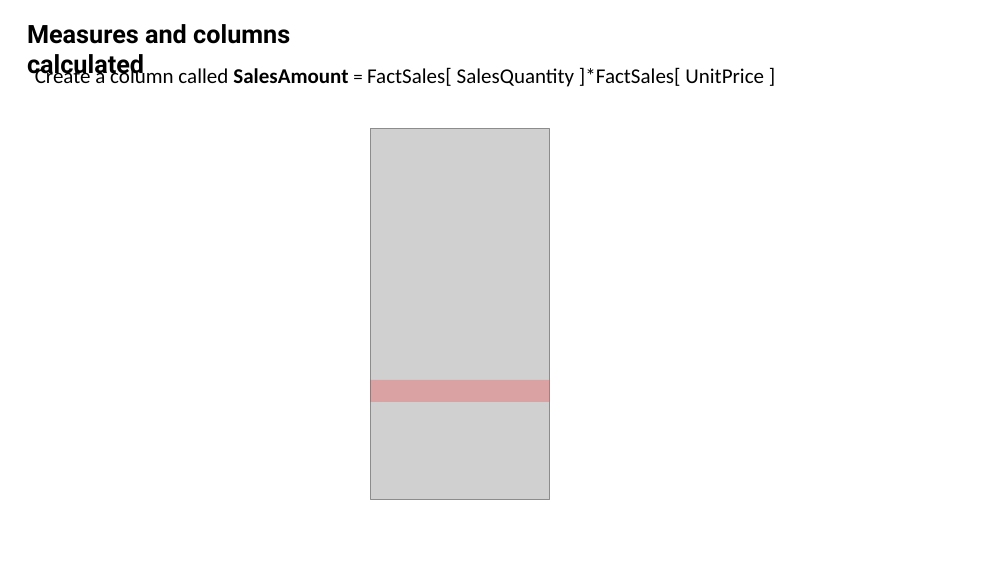
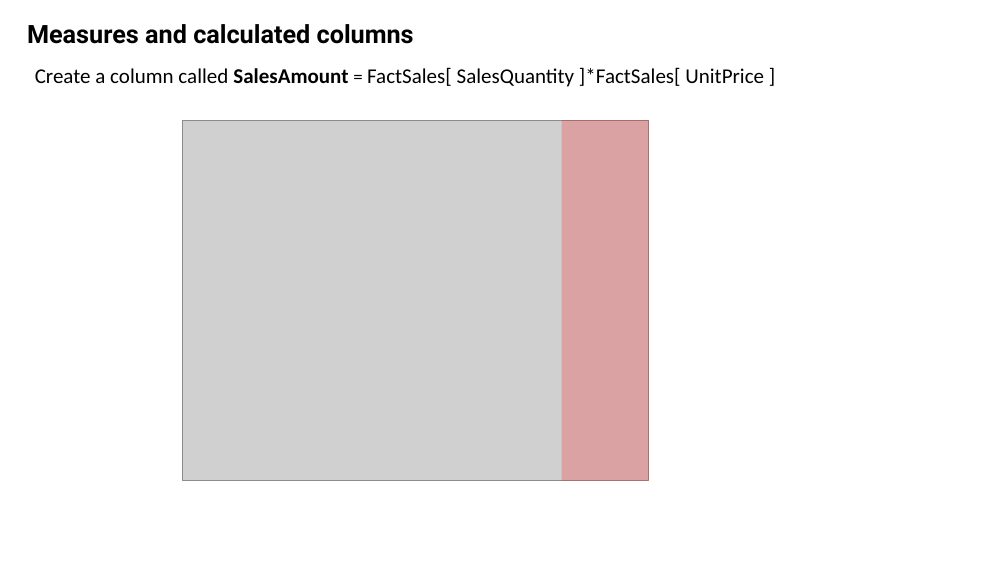
Before and after one commit to bejaouibechir/PowerBI, a slide deck: slide 3 of English/5.DAX/0.Measures and calculated columns.pptx. Drawn at 1008x567 pixels with LibreOffice and Linux fonts; fonts in the diff are those of the drawing; grey boxes stand for pictures. Boxes give left, top, right and bottom in pixels: in the first picture for what was removed or moved away, otherwise in the second. Text is boxed around its words. In the diff, an @@ line names an element or a change of style, - is before the commit and + after.

```diff
--- a/English/5.DAX/0.Measures and calculated columns.pptx
+++ b/English/5.DAX/0.Measures and calculated columns.pptx
@@ text at [27,24,414,44]: text changed @@
-Measures and columns calculated
+Measures and calculated columns
@@ picture added at [182,120,649,481] @@
@@ picture removed at [371,129,549,499] @@
@@ rectangle: place and size @@
-rectangle at [371,380,549,402]
+rectangle at [562,120,649,481]
```
Also in this commit, not shown: 3 other slides changed, 9 other files.
